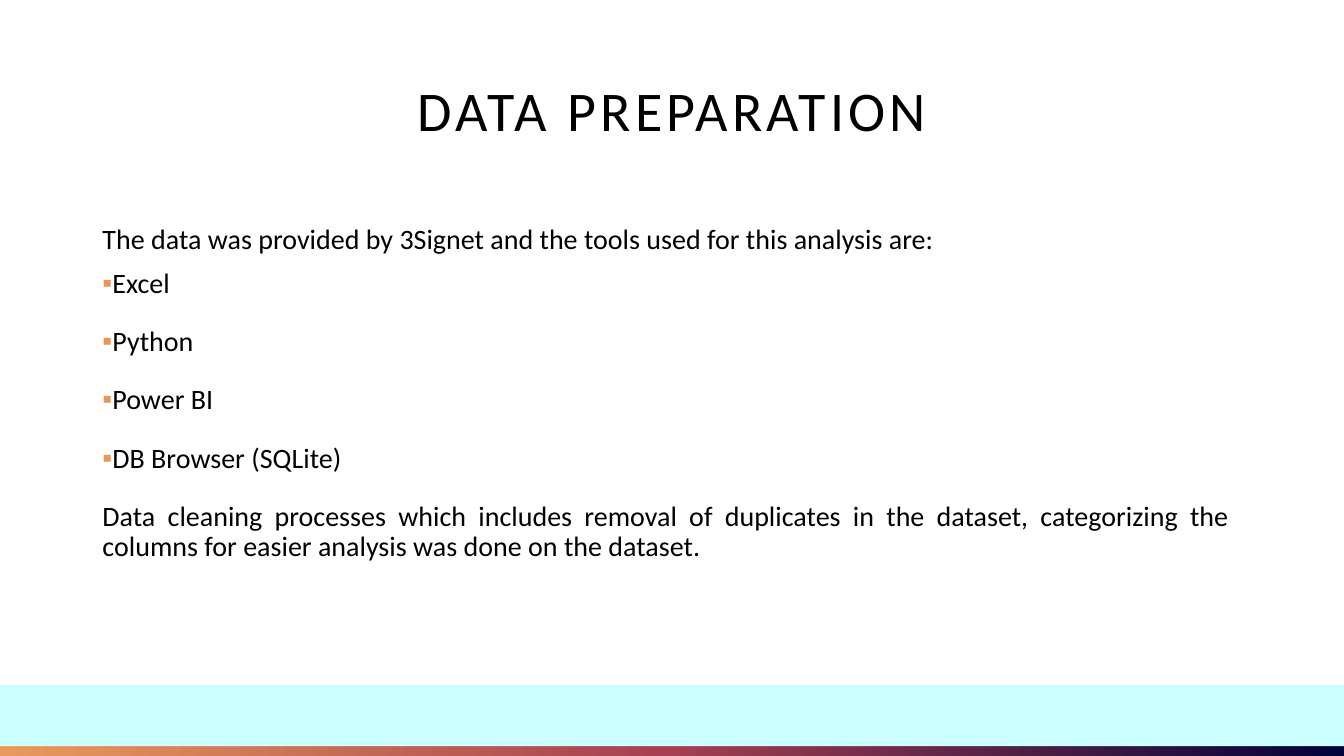
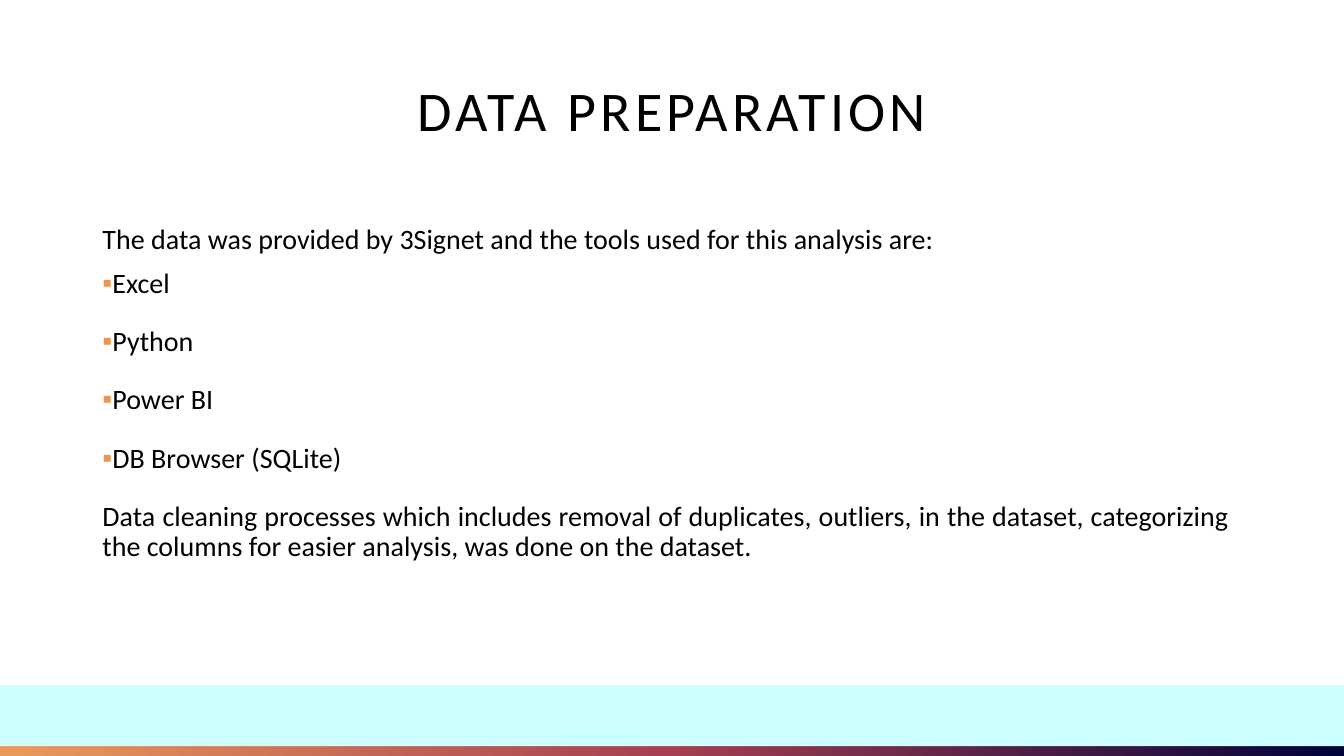
Before and after one commit to salamahalawiye/ABC_Pharm_Sales_Analysis, a slide deck: slide 3 of ABC PHARMACEUTICAL SALES ANALYSIS REPORT.pptx. Drawn at 1344x756 pixels with LibreOffice and Linux fonts; fonts in the diff are those of the drawing. Boxes give left, top, right and bottom in pixels: in the first picture for what was removed or moved away, otherwise in the second. Text is boxed around its words. In the diff, an @@ line names an element or a change of style, - is before the commit and + after.

```diff
--- a/ABC PHARMACEUTICAL SALES ANALYSIS REPORT.pptx
+++ b/ABC PHARMACEUTICAL SALES ANALYSIS REPORT.pptx
@@ text at [102,506,1228,561]: text changed @@
-  Data cleaning processes which includes removal of duplicates in the dataset, categorizing the columns for easier analysis was done on the dataset.
+  Data cleaning processes which includes removal of duplicates, outliers, in the dataset, categorizing the columns for easier analysis, was done on the dataset.
```
Also in this commit, not shown: 7 other slides changed, 4 slides added, 2 slides removed.
